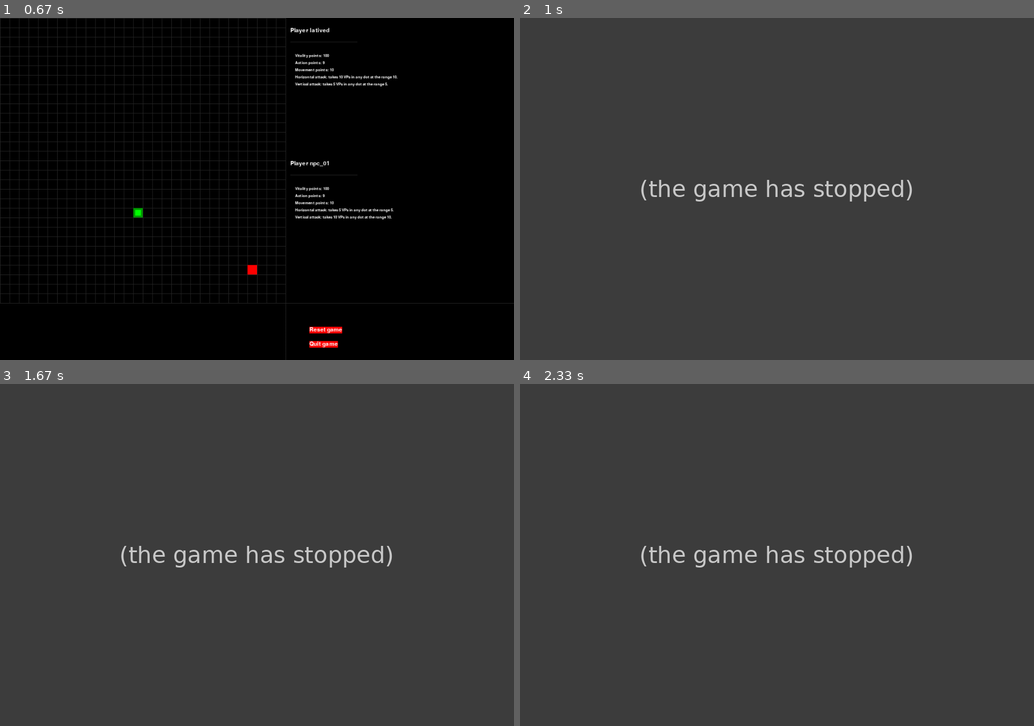
Above: before the commit, frames 1-4 (two rows, left to right).
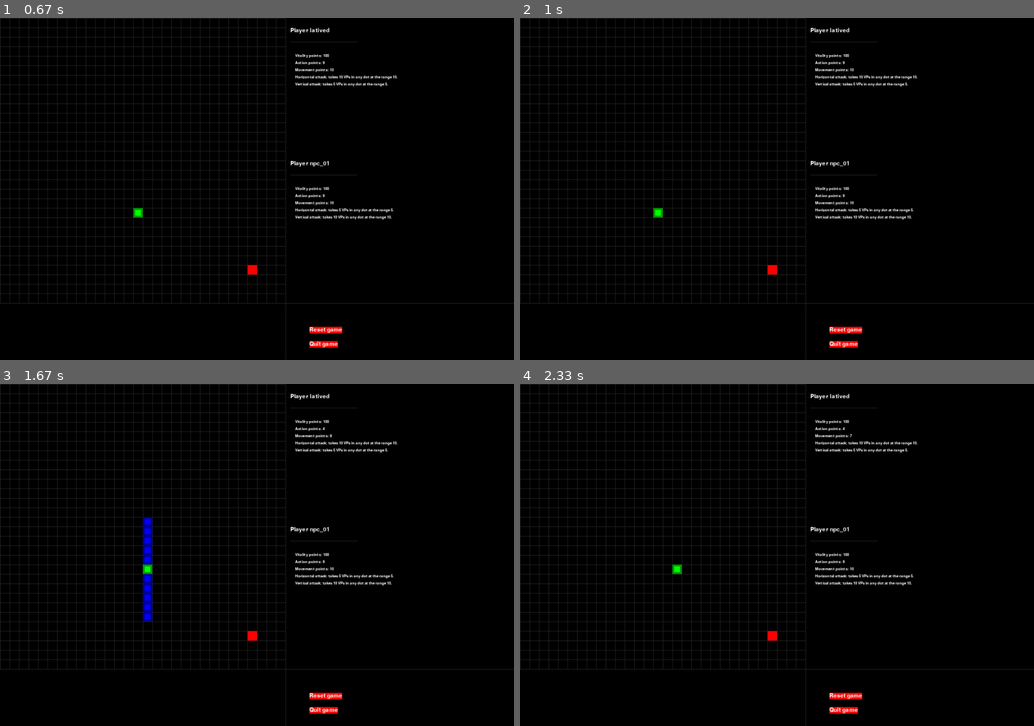
Above: after the commit, the same moments.

Repository: latived/ia2-p1
Game: pygame game, started from game.py
Same seed, same stepped clock (60 frames per second), same inputs: the game is played once before the commit and once after it.
Inputs:
- Up to frame 1 (0.67 s): tap Enter at 0.33 s
- Up to frame 2 (1 s): tap P at 0.67 s
- Up to frame 3 (1.67 s): hold Right 1-1.47 s; hold Up from 1.5 s (still down); tap V at 1.65 s
- Up to frame 4 (2.33 s): release Up at 1.98 s; hold Right from 2.02 s (still down)

Frame 1 is identical in both runs. In frame 2, 100% of the frame differs, in the area x 0-100%, y 0-100%; in frame 3, 100%; in frame 4, 100%.
Error before the commit: TypeError: npcGaActions() takes 0 positional arguments but 2 were given (game.py line 108); the game stopped at 0.67 s (later frames are placeholders)

Commit message:
Implemented initial setup: first npc verifies if can attack player. If yes, then do.

Diff:
--- a/ga.py
+++ b/ga.py
@@ -4,7 +4,7 @@
 Created by lativ on 21/08/18 at 09:04
 """
 
-def npcGaActions():
+def npcGaActions(dotPlayer, dotNpc):
     """
     1. Verify se npc can attack player
     1.1 If can, attack and pass turn.
@@ -73,4 +73,45 @@
 
 
     """
-    pass
+    dotDirection = None  # UP, DOWN, RIGHT, LEFT (see pygame.locals)
+    dotAtkType = None    # vertical or horizontal
+    dotTurnOver = False  # simple flag indiciate if npc will pass turn
+
+    resultAtkLook, dotAtkType = isAttackPossible(dotPlayer, dotNpc)
+
+    if resultAtkLook:
+        return dotDirection, dotAtkType, dotTurnOver
+    else:
+        return None, None, True  # Just to test: if cannot atk, pass turn
+
+
+def isAttackPossible(dotPlayer, dotNpc):
+    nx = dotNpc.position['x']
+    ny = dotNpc.position['y']
+    px = dotPlayer.position['x']
+    py = dotPlayer.position['y']
+
+    atkType = None
+    atkRangeHor = dotNpc.atkTypes['horizontal'][0]
+    atkRangeVer = dotNpc.atkTypes['vertical'][0]
+
+    # len(enoughAP) = 0 indicates that actionPoints is low
+    enoughAP = [ranges[2] for ranges in dotNpc.atkTypes.values() if dotNpc.actionPoints >= ranges[2]]
+
+    if not len(enoughAP):
+        return False, atkType
+
+    if (nx - atkRangeHor <= px <= nx) and (ny == py):
+        atkType = 'horizontal'
+        return True, atkType
+    elif (nx <= px <= nx + atkRangeHor) and (ny == py):
+        atkType = 'horizontal'
+        return True, atkType
+    elif (ny <= py <= ny + atkRangeVer) and (nx == px):
+        atkType = 'vertical'
+        return True, atkType
+    elif (ny - atkRangeVer <= py <= ny) and (nx == px):
+        atkType = 'vertical'
+        return True, atkType
+    else:
+        return False, atkType
